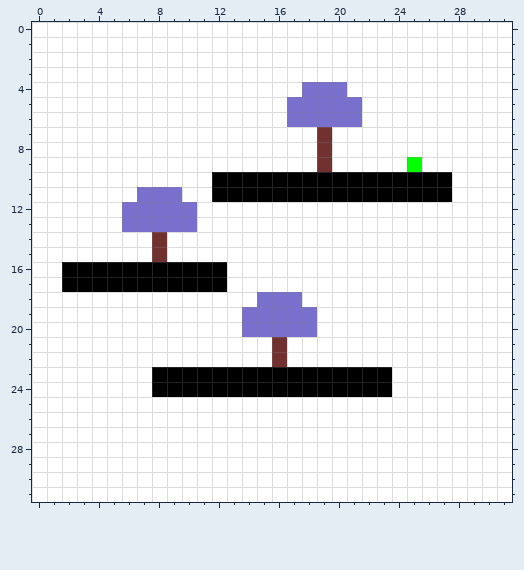
Two states of a pixel-art sprite, Assets/Assets/LevelsImage/world_test_00.png. The picture above was drawn from the file before the commit.
The file is 32x32 pixels.
Now the later version:
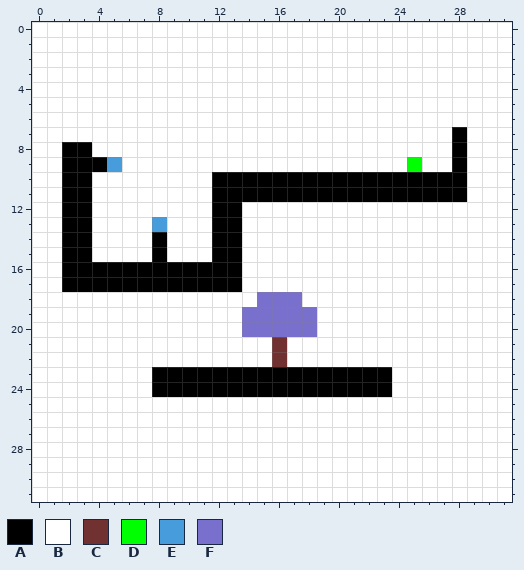
Palette (. is transparent): A #000000  B #ffffff  C #713131  D #00ff00  E #479cdb  F #7970cd
Diff:
The edit turns colour B into colour A in row 7 at x 28; in row 8 at x 2 to 3 and 28; in row 9 at x 2 to 4 and 28; in rows 10 to 11 at x 2 to 3 and 28; in rows 12 to 15 at x 2 to 3 and 12 to 13; in rows 16 to 17 at x 13.
The edit turns colour C into colour A in rows 14 to 15 at x 8.
The edit turns colour C into colour B in rows 7 to 9 at x 19.
The edit turns colour F into colour B in row 4 at x 18 to 20; in rows 5 to 6 at x 17 to 21; in row 11 at x 7 to 9; in row 12 at x 6 to 10; in row 13 at x 6 to 7 and 9 to 10.
The edit turns colour B into colour E in row 9 at x 5.
The edit turns colour F into colour E in row 13 at x 8.
Where, in picture pixels (left, top, right, bottom), the same in both pictures:
changed: (287, 82, 362, 172)
changed: (452, 127, 467, 202)
changed: (62, 142, 242, 292)
